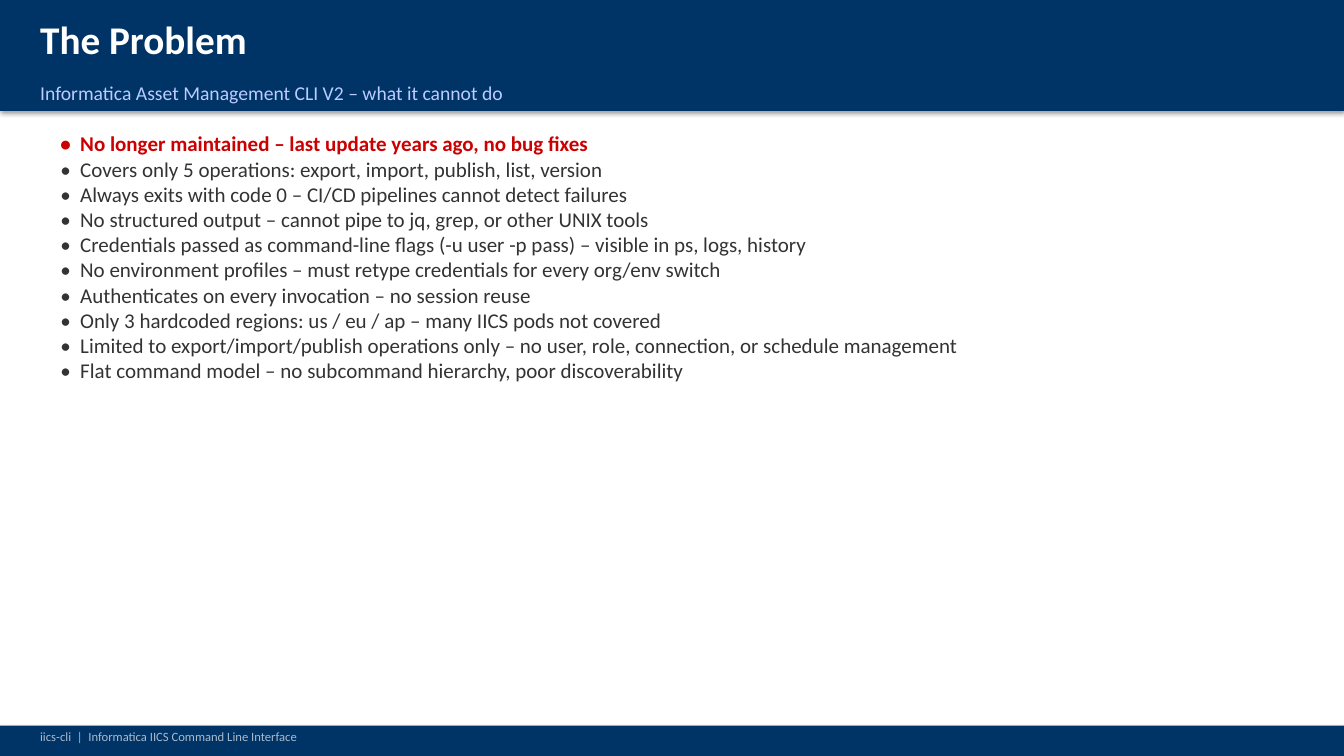
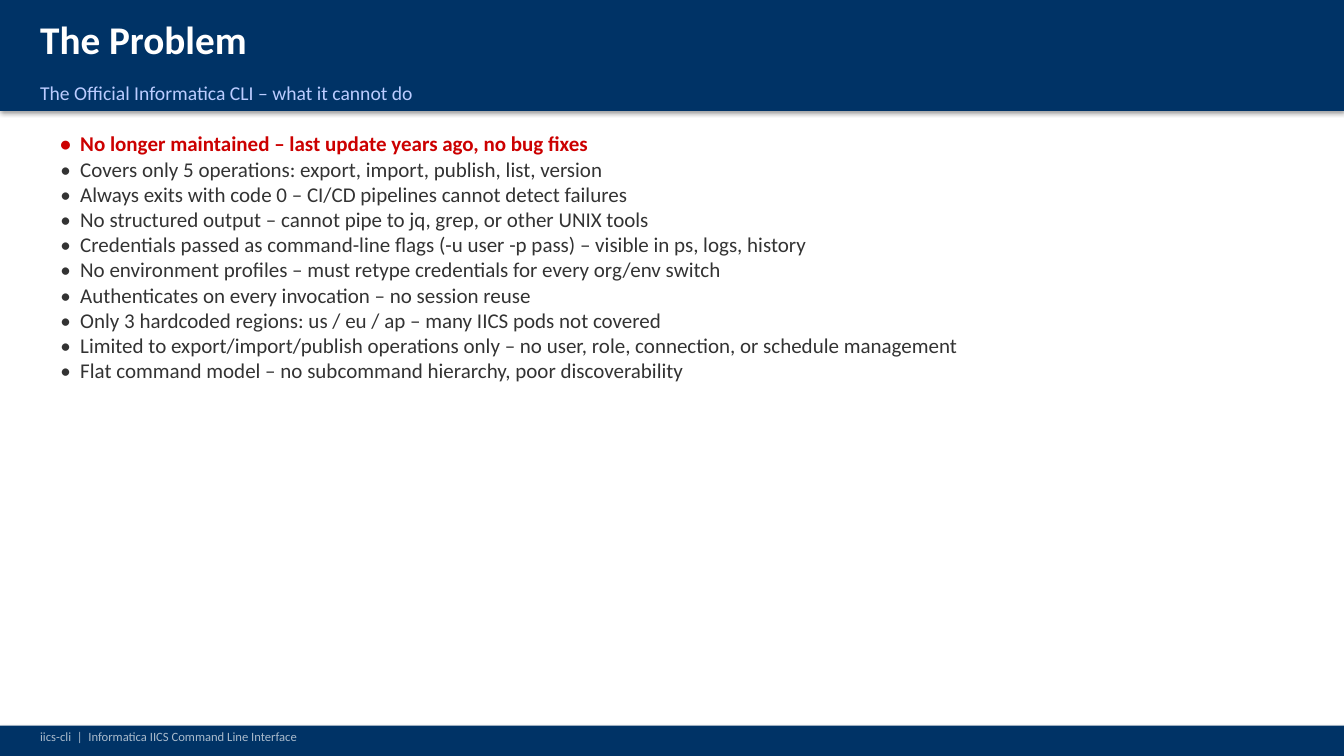
Before and after one commit to jbrazda/iics-cli, a slide deck: slide 3 of docs/documentation/iics-cli-presentation.pptx. Drawn at 1344x756 pixels with LibreOffice and Linux fonts; fonts in the diff are those of the drawing. Boxes give left, top, right and bottom in pixels: in the first picture for what was removed or moved away, otherwise in the second. Text is boxed around its words. In the diff, an @@ line names an element or a change of style, - is before the commit and + after.

```diff
--- a/docs/documentation/iics-cli-presentation.pptx
+++ b/docs/documentation/iics-cli-presentation.pptx
@@ text at (40,86,413,100): text changed @@
-Informatica Asset Management CLI V2 – what it cannot do
+The Official Informatica CLI – what it cannot do
```
Also in this commit, not shown: 13 other slides changed, 4 slides added, 1 other file.
